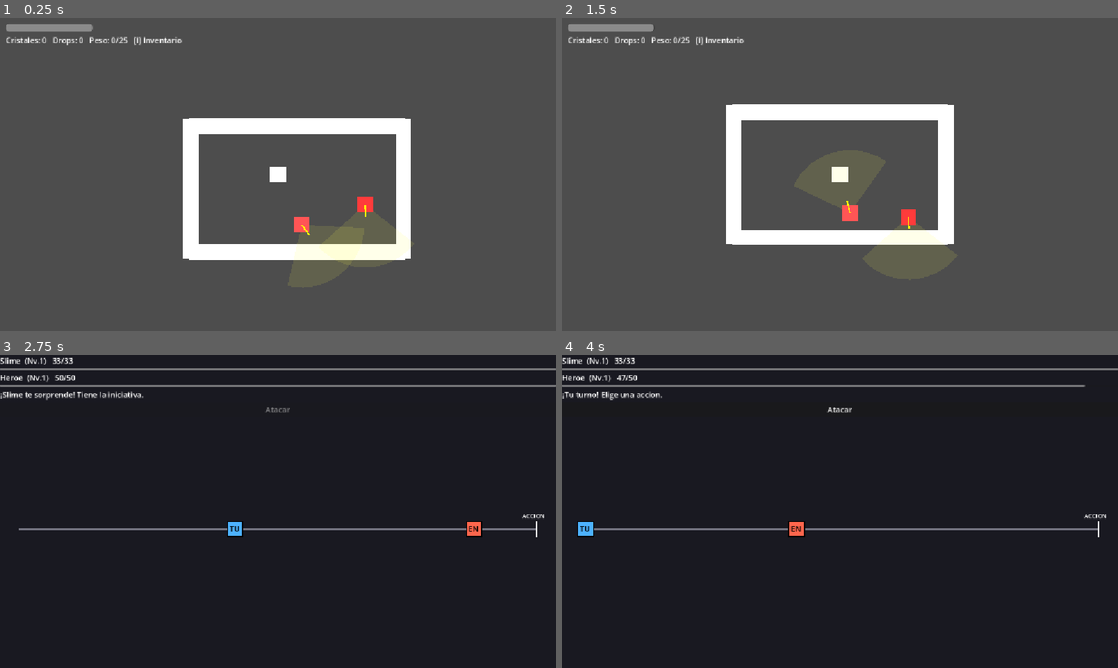
Above: before the commit, frames 1-4 (two rows, left to right).
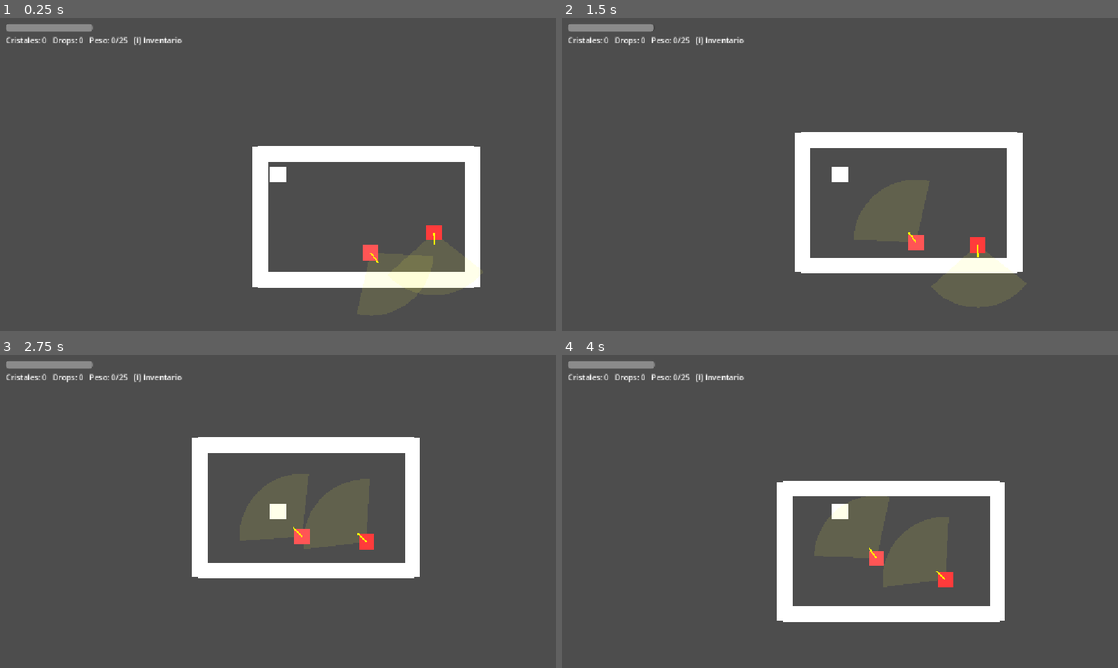
Above: after the commit, the same moments.

Repository: FurrionHD/prototipo-rpg-mazmorras
Game: Godot game, scene res://scenes/levels/main.tscn
Same seed, same stepped clock (60 frames per second), same inputs: the game is played once before the commit and once after it.
Inputs:
- Up to frame 1 (0.25 s): no input
- Up to frame 2 (1.5 s): tap Enter at 0.5 s; hold D (move_right) 0.53-1.28 s; hold Ctrl 0.53-1.28 s; tap Space at 0.77 s; hold S (move_down) from 1.28 s (still down); tap Shift at 1.35 s
- Up to frame 3 (2.75 s): tap Space at 1.52 s; release S (move_down) at 2.03 s; hold D (move_right) from 2.03 s (still down); hold F from 2.03 s (still down)
- Up to frame 4 (4 s): release D (move_right) at 2.78 s; release F at 2.78 s; hold W (move_up) 2.78-3.53 s; tap U at 2.85 s; tap Space at 3.02, 3.77 s; hold A (move_left) from 3.53 s (still down); tap H at 3.6 s

The runs differ from the first frame. In frame 1, 13% of the frame differs, in the area x 32-87%, y 32-88%; in frame 2, 12%; in frame 3, 100%; in frame 4, 100%, in the area x 0-100%, y 0-100%.

Commit message:
Inventario (compacto/scroll) y ajustes de Excelia
Inventario: habilidades arriba siempre visibles, cristales/drops AGRUPADOS
(cat+calidad xN) y ScrollContainer para listas largas. Con el inventario
abierto el jugador no se mueve ni interactua (pero puede ser emboscado) y el
aguante se sigue recuperando. Excelia: Resistencia escala con el DAÑO
recibido (base 0.5, x12); Agilidad/ataque escalan con la peligrosidad del
enemigo; ganancias de correr mas bajas y tick de distancia mayor; Fuerza por
peso DESACTIVADA (KAN-84, rediseñar). Reposicion inicial del jugador.

Co-Authored-By: Claude Opus 4.8 <noreply@anthropic.com>

Diff:
--- a/scenes/levels/main.tscn
+++ b/scenes/levels/main.tscn
@@ -7,7 +7,7 @@
 [node name="Main" type="Node2D" unique_id=731661649]
 
 [node name="Player" parent="." unique_id=283709743 instance=ExtResource("1_72ix8")]
-position = Vector2(300, 200)
+position = Vector2(157, 142)
 
 [node name="Walls" type="Node2D" parent="." unique_id=1337684330]
 
--- a/scripts/actors/player/player.gd
+++ b/scripts/actors/player/player.gd
@@ -58,7 +58,7 @@
 var _last_pos: Vector2 = Vector2.ZERO
 var _dist_overload: float = 0.0
 var _dist_run: float = 0.0
-const _DIST_TICK := 64.0        # px recorridos por cada "tick" de ganancia
+const _DIST_TICK := 110.0       # px recorridos por cada "tick" de ganancia
 const _AGILIDAD_RANGE := 220.0  # correr solo cuenta con un enemigo a este rango
 
 
@@ -81,9 +81,15 @@
 
 func _physics_process(delta: float) -> void:
 	# Con el inventario abierto: no te mueves ni interactuas (F/ataque). El
-	# enemigo sigue su IA aparte, asi que puede emboscarte igualmente.
+	# enemigo sigue su IA aparte, asi que puede emboscarte igualmente. Pero el
+	# TIEMPO pasa, asi que el aguante se sigue recuperando.
 	if Game.inventory_open:
 		velocity = Vector2.ZERO
+		current_stamina = minf(max_stamina, current_stamina + _regen_actual * delta)
+		if _exhausted and current_stamina >= max_stamina * exhausted_recover_ratio:
+			_exhausted = false
+		_stamina_bar.value = current_stamina
+		_stamina_bar.modulate = Color(1.0, 0.4, 0.4) if _exhausted else Color.WHITE
 		return
 
 	var direction: Vector2 = Input.get_vector(
--- a/scripts/core/game.gd
+++ b/scripts/core/game.gd
@@ -35,9 +35,9 @@
 const PODER_JUGADOR_SUELO := 10.0  # suelo para no dividir por 0 a nivel 0
 # Ganancias base por fuente (ajustables).
 const GAIN_FUERZA_ATAQUE := 0.15
-const GAIN_FUERZA_PESO := 0.4
-const GAIN_AGILIDAD_CORRER := 0.4
-const GAIN_RESISTENCIA_GOLPE := 0.2
+const GAIN_FUERZA_PESO := 0.0    # DESACTIVADA por ahora (rediseñar sin romper escalado)
+const GAIN_AGILIDAD_CORRER := 0.12
+const GAIN_RESISTENCIA_GOLPE := 0.5
 const GAIN_DESTREZA_MINIJUEGO := 1.0
 
 # Dificultad del ultimo minijuego de extraccion (para la ganancia de Destreza).
@@ -71,17 +71,19 @@
 # PRUEBAS: fuerza el drop al 100%. Poner en false para usar drop_chance real.
 var dev_force_drop: bool = false
 
-# PRUEBAS: cuantos cristales meter en el inventario al arrancar (0 = ninguno).
-var dev_start_crystals: int = 0
+# PRUEBAS: peso inicial como % de la capacidad al arrancar (0 = nada).
+var dev_start_weight_ratio: float = 0.0
 
 
 func _ready() -> void:
-	# TEMPORAL: relleno de cristales para probar el peso/sobrecarga.
-	for _i in dev_start_crystals:
-		var c := Cristal.new()
-		c.categoria = randi_range(3, 5)
-		c.calidad = Cristal.Calidad.INTACTO
-		crystals.append(c)
+	# TEMPORAL: relleno de cristales hasta ~X% de la capacidad para probar peso.
+	if dev_start_weight_ratio > 0.0:
+		var objetivo: float = dev_start_weight_ratio * capacidad_carga()
+		while peso_actual() < objetivo and crystals.size() < 200:
+			var c := Cristal.new()
+			c.categoria = randi_range(1, 3)
+			c.calidad = Cristal.Calidad.INTACTO
+			crystals.append(c)
 
 # Bonus de HERRAMIENTAS de recoleccion (cuchillos...). Placeholder hasta tener
 # sistema de equipo: las herramientas rellenaran estos valores.
--- a/scripts/ui/combat.gd
+++ b/scripts/ui/combat.gd
@@ -184,8 +184,11 @@
 func _enemy_turn() -> void:
 	var dmg := StatsMath.damage(_enemy.atk(), _player.def_value())
 	_player.take_damage(dmg)
-	# Excelia: recibir golpes sube Resistencia.
-	Game.ganar("resistencia", Game.reto(_poder_enemigo()), Game.GAIN_RESISTENCIA_GOLPE)
+	# Excelia: recibir golpes sube Resistencia, MAS cuanto mas daño te hacen
+	# (relativo a tu vida maxima), no solo por el hecho de recibir.
+	var reto_res: float = clampf(float(dmg) / maxf(1.0, float(_player.max_hp)) * 12.0,
+		0.0, Game.RETO_MAX)
+	Game.ganar("resistencia", reto_res, Game.GAIN_RESISTENCIA_GOLPE)
 	_set_log("%s te ataca por %d de daño." % [_enemy.nombre, dmg])
 	_update_hp()
 
--- a/scripts/ui/hud.gd
+++ b/scripts/ui/hud.gd
@@ -26,14 +26,22 @@
 
 	# Panel de inventario (oculto por defecto), a pantalla completa oscura.
 	_panel = ColorRect.new()
-	_panel.color = Color(0.05, 0.05, 0.08, 0.9)
+	_panel.color = Color(0.05, 0.05, 0.08, 0.95)
 	_panel.set_anchors_and_offsets_preset(Control.PRESET_FULL_RECT)
 	_panel.visible = false
 	add_child(_panel)
 
+	# ScrollContainer con margenes: permite scrollear cuando la lista es larga.
+	var scroll := ScrollContainer.new()
+	scroll.set_anchors_and_offsets_preset(Control.PRESET_FULL_RECT)
+	scroll.offset_left = 40
+	scroll.offset_top = 40
+	scroll.offset_right = -40
+	scroll.offset_bottom = -40
+	_panel.add_child(scroll)
+
 	_list = Label.new()
-	_list.position = Vector2(60, 50)
-	_panel.add_child(_list)
+	scroll.add_child(_list)
 
 
 func _process(_delta: float) -> void:
@@ -61,36 +69,53 @@
 
 
 func _refrescar_lista() -> void:
-	var total: int = 0
 	var s: String = "INVENTARIO   ( [I] para cerrar )\n\n"
 
+	# --- HABILIDADES arriba (siempre visibles, aunque el inventario este lleno) ---
+	var ai: Dictionary = Game.ability_internal
+	s += "HABILIDADES (visible / interno):\n"
+	s += "  Fuerza: %d / %.1f     Resistencia: %d / %.1f     Destreza: %d / %.1f\n" % [
+		Game.player_fuerza, ai["fuerza"], Game.player_resistencia, ai["resistencia"],
+		Game.player_destreza, ai["destreza"]]
+	s += "  Agilidad: %d / %.1f    Magia: %d / %.1f\n" % [
+		Game.player_agilidad, ai["agilidad"], Game.player_magia, ai["magia"]]
+	s += "  [U] actualizar estado   [H] curar 100%   [R] respawn\n\n"
+
+	# --- Peso / valor ---
+	var total: int = 0
+	for c in Game.crystals:
+		total += c.valor_estimado()
+	for d in Game.drops:
+		total += d.valor_estimado()
+	s += "PESO: %d / %d" % [roundi(Game.peso_actual()), roundi(Game.capacidad_carga())]
+	if Game.esta_sobrecargado():
+		s += "  (SOBRECARGADO: vas mas lento)"
+	s += "\nVALOR TOTAL ESTIMADO: %d\n\n" % total
+
+	# --- Cristales AGRUPADOS (categoria + calidad) ---
 	s += "CRISTALES (%d):\n" % Game.crystals.size()
 	if Game.crystals.is_empty():
 		s += "  (vacio)\n"
-	for c in Game.crystals:
-		s += "  - Categoria %d  (%s)   ~%d\n" % [c.categoria, c.calidad_texto(), c.valor_estimado()]
-		total += c.valor_estimado()
+	else:
+		var grupos: Dictionary = {}
+		for c in Game.crystals:
+			var k: String = "%d|%s" % [c.categoria, c.calidad_texto()]
+			grupos[k] = grupos.get(k, 0) + 1
+		for k in grupos:
+			var p: PackedStringArray = k.split("|")
+			s += "  Cat %s (%s)  x%d\n" % [p[0], p[1], grupos[k]]
 
+	# --- Drops AGRUPADOS ---
 	s += "\nDROPS (%d):\n" % Game.drops.size()
 	if Game.drops.is_empty():
 		s += "  (vacio)\n"
-	for d in Game.drops:
-		s += "  - %s  (%s)   ~%d\n" % [d.nombre, d.calidad_texto(), d.valor_estimado()]
-		total += d.valor_estimado()
-
-	s += "\nVALOR TOTAL ESTIMADO: %d" % total
-	s += "\nPESO: %d / %d" % [roundi(Game.peso_actual()), roundi(Game.capacidad_carga())]
-	if Game.esta_sobrecargado():
-		s += "   (SOBRECARGADO: vas mas lento)"
-
-	# Habilidades: valor VISIBLE (en combate) / INTERNO (acumulado por uso).
-	var ai: Dictionary = Game.ability_internal
-	s += "\n\nHABILIDADES (visible / interno):\n"
-	s += "  Fuerza:     %d / %.1f\n" % [Game.player_fuerza, ai["fuerza"]]
-	s += "  Resistencia:%d / %.1f\n" % [Game.player_resistencia, ai["resistencia"]]
-	s += "  Destreza:   %d / %.1f\n" % [Game.player_destreza, ai["destreza"]]
-	s += "  Agilidad:   %d / %.1f\n" % [Game.player_agilidad, ai["agilidad"]]
-	s += "  Magia:      %d / %.1f\n" % [Game.player_magia, ai["magia"]]
-	s += "\n[U] actualizar estado (hogar)   [H] curar 100%   [R] respawn"
+	else:
+		var gd: Dictionary = {}
+		for d in Game.drops:
+			var k: String = "%s|%s" % [d.nombre, d.calidad_texto()]
+			gd[k] = gd.get(k, 0) + 1
+		for k in gd:
+			var p: PackedStringArray = k.split("|")
+			s += "  %s (%s)  x%d\n" % [p[0], p[1], gd[k]]
 
 	_list.text = s
